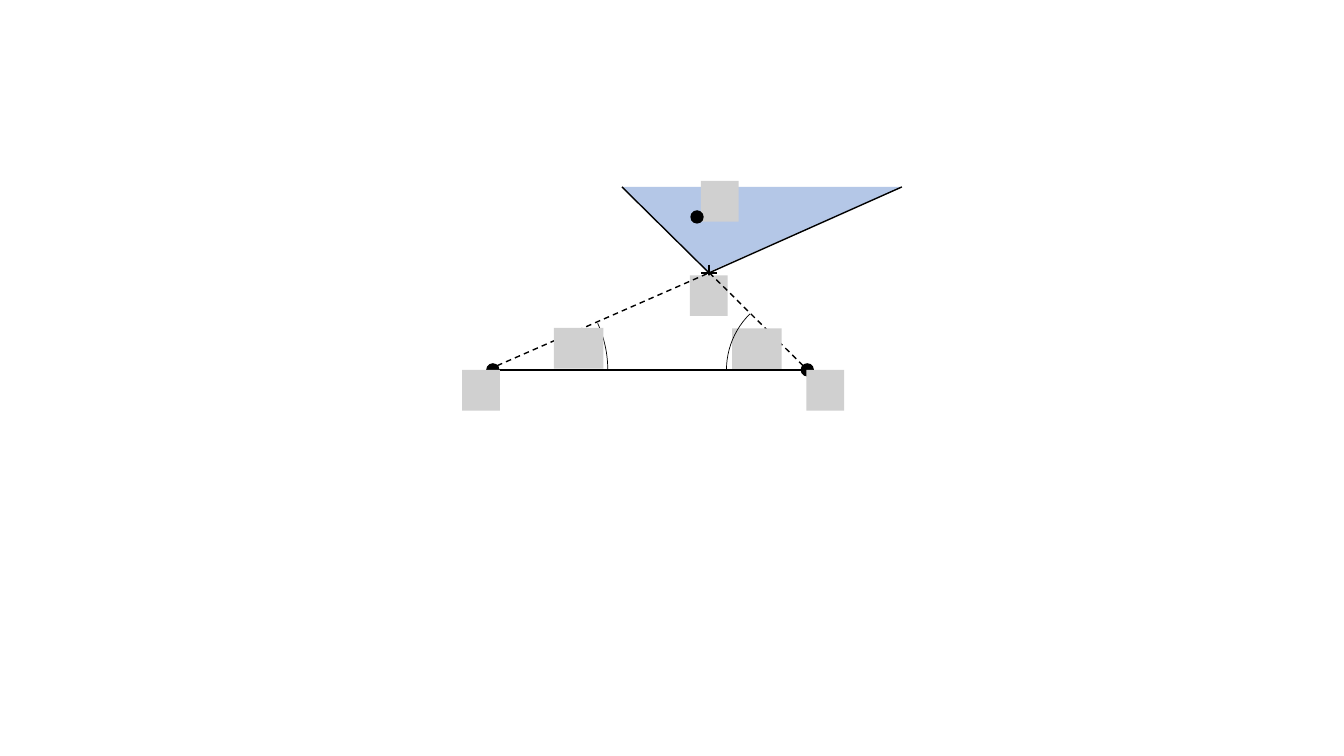
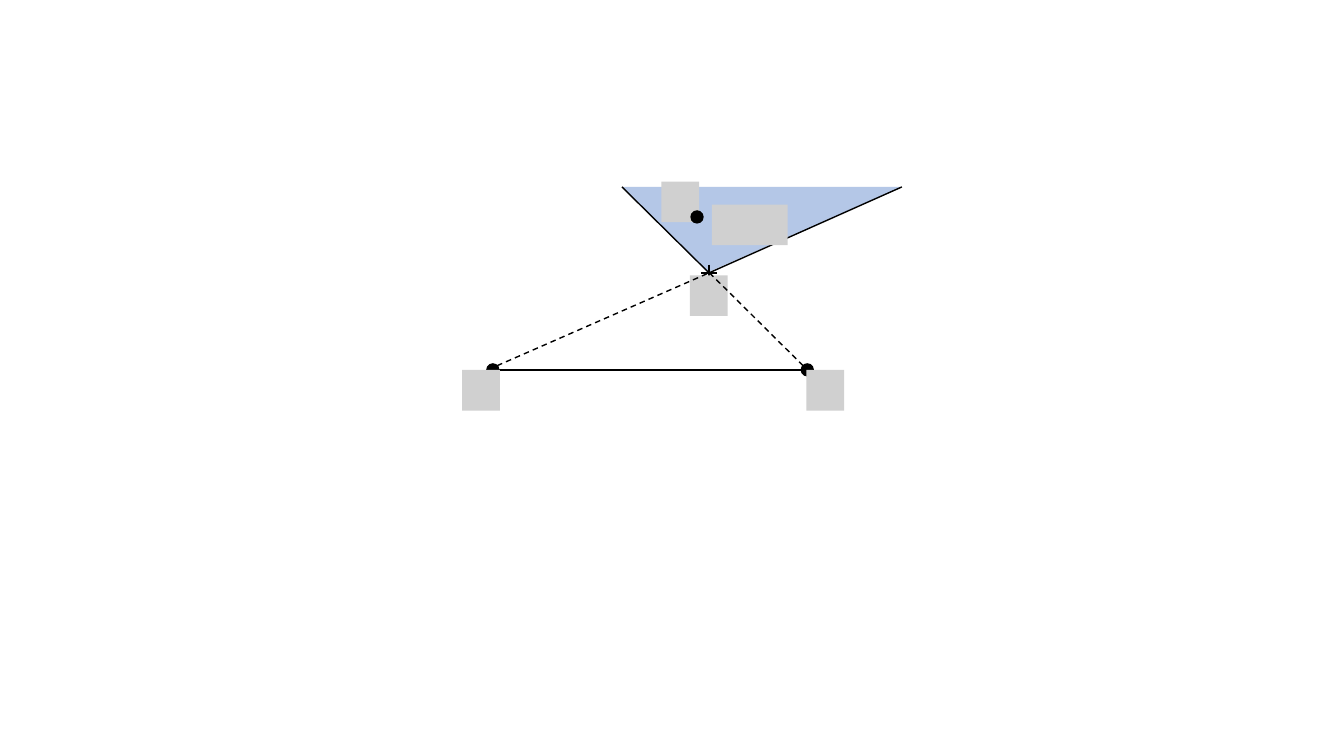
Before and after one commit to FabioTucciarone/forschungsprojekt-pumpen-demonstrator, a slide deck: slide 7 of report/Grafiken.pptx. Drawn at 1344x756 pixels with LibreOffice and Linux fonts; fonts in the diff are those of the drawing; grey boxes stand for pictures. Boxes give left, top, right and bottom in pixels: in the first picture for what was removed or moved away, otherwise in the second. Text is boxed around its words. In the diff, an @@ line names an element or a change of style, - is before the commit and + after.

```diff
--- a/report/Grafiken.pptx
+++ b/report/Grafiken.pptx
@@ picture added at bbox=[661, 181, 700, 222] @@
@@ picture added at bbox=[712, 205, 787, 245] @@
@@ group removed at bbox=[378, 181, 886, 484]: 3 pictures, 2 arc (boxed as its full ellipse)s @@
```
Also in this commit, not shown: 2 other slides changed.
